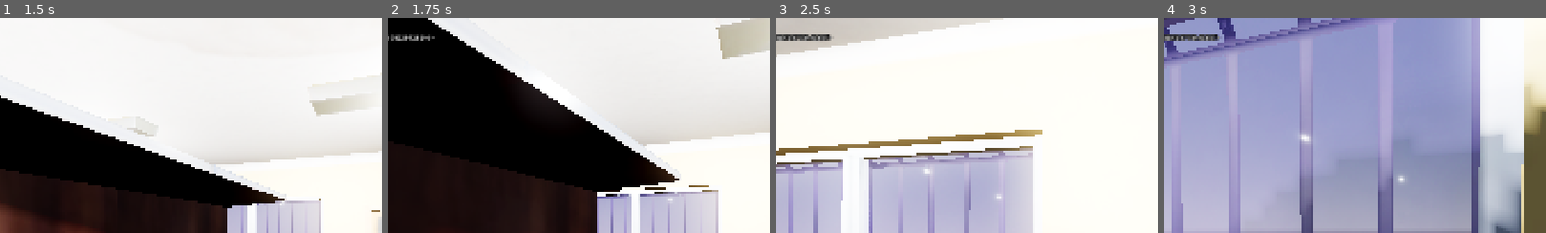
Above: before the commit, frames 1-4 (left to right).
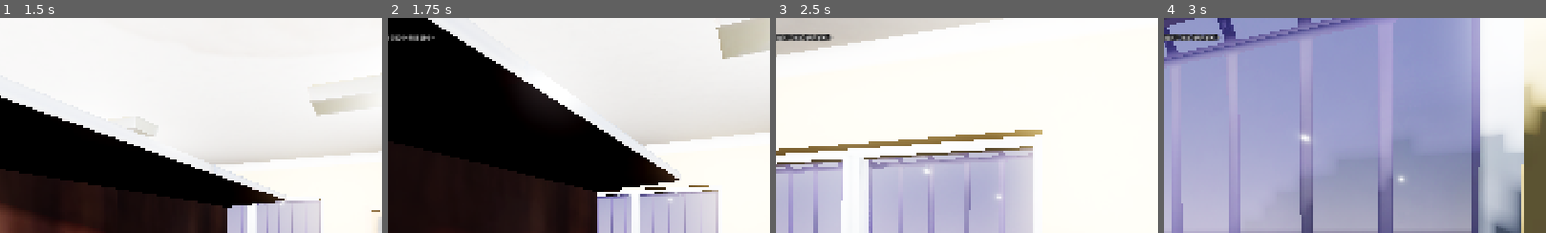
Above: after the commit, the same moments.

Repository: takanazwa5/ProjektMonopolowy
Game: Godot game, scene res://scenes/game/game.tscn
Two runs of this game, one before a commit and one after it. Both use one fixed random seed, a clock stepped at 60 frames per second and the inputs below.
Inputs (mouse positions are % of the whole screen's width and height, from its top left):
- Up to frame 1 (1.5 s): tap Enter at 0.5 s; move the mouse to (55, 50) at 0.52 s; hold E (interact) 0.53-1.28 s; hold W (walk_forward) from 0.53 s (still down); click (55, 50) at 0.67 s; move the mouse to (45, 50) at 1.27 s; tap Ctrl (crouch) at 1.35 s; click (45, 50) at 1.42 s
- Up to frame 2 (1.75 s): keep holding W (walk_forward); tap E (interact) at 1.55 s
- Up to frame 3 (2.5 s): keep holding W (walk_forward); move the mouse to (52, 48) at 2.02 s; hold G (drop_item) from 2.03 s (still down); click (52, 48) at 2.17 s; tap E (interact) at 2.3 s
- Up to frame 4 (3 s): keep holding W (walk_forward); move the mouse to (49, 52) at 2.77 s; release G (drop_item) at 2.78 s; tap E (interact) at 2.85 s; click (49, 52) at 2.92 s
The pictures show only the part of the screen within x 13-63%, y 0-50%; the shares and areas given below are measured in that part.

Frame 1 is identical in both runs. In frame 2, 0.1% of the frame differs, in the area x 2-10%, y 7-11%; in frame 3, 0.1%, in the area x 3-13%, y 7-11%; in frame 4, 0.1%.

Commit message:
cash tray and change handling

Diff:
--- a/features/cash_register/cash_register.gd
+++ b/features/cash_register/cash_register.gd
@@ -2,34 +2,34 @@
 
 
 signal transaction_finished
+signal add_money_to_tray(money: Money)
+signal remove_money_from_tray(money: Money)
+
+var total: float = 0.0
+var paid: float = 0.0
+var change: float = 0.0
 
 
-var total : float = 0.0
-var paid : float = 0.0
-var change : float = 0.0
-
-
-@onready var total_label : Label = %TotalLabel
-@onready var paid_label : Label = %PaidLabel
-@onready var change_label : Label = %ChangeLabel
-@onready var drawer : CashRegisterDrawer = %Drawer
-@onready var labels_container : VBoxContainer = %LabelsContainer
+@onready var total_label: Label = %TotalLabel
+@onready var paid_label: Label = %PaidLabel
+@onready var change_label: Label = %ChangeLabel
+@onready var drawer: CashRegisterDrawer = %Drawer
+@onready var labels_container: VBoxContainer = %LabelsContainer
 
 
 func _ready() -> void:
-
-	for node : Money in get_tree().get_nodes_in_group(&"Cash"):
-
+	for node: Money in get_tree().get_nodes_in_group(&"Cash"):
 		node.interaction.connect(_on_cash_interaction)
 
+	var cash_tray: CashTray = get_tree().get_first_node_in_group(&"counter").get_node("%CashTray") as CashTray
+	cash_tray.total_in_tray_changed.connect(_on_total_in_tray_changed)
 
 func generate_random_order() -> void:
-
-	var total_rounding : float = [1.0, 0.5].pick_random()
+	var total_rounding: float = [1.0, 0.5].pick_random()
 	total = randf_range(50.0, 200.0)
 	total = snappedf(total, total_rounding)
 
-	var paid_rounding : float = [10.0, 20.0, 50.0].pick_random()
+	var paid_rounding: float = [10.0, 20.0, 50.0].pick_random()
 	paid = snappedf(total, paid_rounding)
 	paid += paid_rounding if paid <= total else 0.0
 
@@ -39,16 +39,13 @@
 	labels_container.show()
 
 	if not drawer.open:
-
 		drawer.open_drawer()
 
 
 func _change_value_changed(value: float) -> void:
-
 	change = clampf(change + value, 0.0, 1000.0)
 	change_label.text = str(change)
 	if is_equal_approx(paid, total + change):
-
 		drawer.close_drawer()
 		labels_container.hide()
 		total = 0.0
@@ -57,6 +54,12 @@
 		transaction_finished.emit()
 
 
-func _on_cash_interaction(value: float) -> void:
+func _on_cash_interaction(money: Money, interaction_sign: int) -> void:
+	if interaction_sign == Money.ADD_SIGN:
+		add_money_to_tray.emit(money)
+	else:
+		remove_money_from_tray.emit(money)
 
-	_change_value_changed(value)
+func _on_total_in_tray_changed(total_in_tray: float) -> void:
+	var difference: float = snappedf(total_in_tray - change, 0.01)
+	_change_value_changed(difference)
--- a/features/cash_register/cash_register.tscn
+++ b/features/cash_register/cash_register.tscn
@@ -83,6 +83,7 @@
 collision_mask = 0
 script = ExtResource("4_hfhvn")
 value = 1.0
+bill_type = 0
 metadata/can_interact = true
 metadata/reticle_tooltip = "1 zł"
 
@@ -98,6 +99,7 @@
 collision_mask = 0
 script = ExtResource("4_hfhvn")
 value = 2.0
+bill_type = 0
 metadata/can_interact = true
 metadata/reticle_tooltip = "2 zł"
 
@@ -113,6 +115,7 @@
 collision_mask = 0
 script = ExtResource("4_hfhvn")
 value = 0.05
+bill_type = 0
 metadata/can_interact = true
 metadata/reticle_tooltip = "5 gr"
 
@@ -128,6 +131,7 @@
 collision_mask = 0
 script = ExtResource("4_hfhvn")
 value = 5.0
+bill_type = 0
 metadata/can_interact = true
 metadata/reticle_tooltip = "5 zł"
 
@@ -143,6 +147,7 @@
 collision_mask = 0
 script = ExtResource("4_hfhvn")
 value = 0.1
+bill_type = 0
 metadata/can_interact = true
 metadata/reticle_tooltip = "10 gr"
 
@@ -173,6 +178,7 @@
 collision_mask = 0
 script = ExtResource("4_hfhvn")
 value = 0.2
+bill_type = 0
 metadata/can_interact = true
 metadata/reticle_tooltip = "20 gr"
 
@@ -203,6 +209,7 @@
 collision_mask = 0
 script = ExtResource("4_hfhvn")
 value = 0.5
+bill_type = 0
 metadata/can_interact = true
 metadata/reticle_tooltip = "50 gr"
 
--- a/features/cash_register/money.gd
+++ b/features/cash_register/money.gd
@@ -1,22 +1,23 @@
 class_name Money extends StaticBody3D
 
 
-signal interaction(value: float)
+signal interaction(money: Money, interaction_sign: int)
 
+enum BILL_TYPE {COIN, NOTE}
 
-@export var value : float = 0.0
+const ADD_SIGN: int = 1
+const SUBTRACT_SIGN: int = -1
+
+@export var value: float = 0.0
+@export var bill_type: BILL_TYPE = BILL_TYPE.NOTE
 
 
 func interact(event: InputEvent, _item_in_hand: Item) -> void:
-
 	if not (event is InputEventMouseButton and event.is_pressed()):
-
 		return
 
 	if event.button_index == MOUSE_BUTTON_LEFT:
-
-		interaction.emit(value)
+		interaction.emit(self, ADD_SIGN)
 
 	elif event.button_index == MOUSE_BUTTON_RIGHT:
-
-		interaction.emit(-value)
+		interaction.emit(self, SUBTRACT_SIGN)
--- /dev/null
+++ b/features/counter/cash_tray.gd
@@ -0,0 +1,149 @@
+class_name CashTray extends StaticBody3D
+
+signal total_in_tray_changed(total: float)
+
+@export var tray_offset: Vector2 = Vector2.ZERO
+@export_group("Note Settings")
+@export var NOTE_FAN_RADIUS: float = 0.0
+@export var NOTE_SIZE: Vector2 = Vector2(0.0, 0.0)
+@export var NOTE_HEIGHT: float = 0.0
+@export_group("Coin Settings")
+@export var COIN_ROW_CAPACITY: int = 0
+@export var COIN_STACK_SPACING: float = 0.0
+@export var COIN_RADIUS: float = 0.0
+@export var COIN_HEIGHT: float = 0.0
+
+var total_in_tray: float = 0.0
+
+var coin_scene: PackedScene = preload("./coins/coin.tscn")
+var note_scene: PackedScene = preload("./notes/note.tscn")
+
+@onready var notes: Node3D = %Notes
+@onready var coins: Node3D = %Coins
+
+func _ready() -> void:
+	COIN_ROW_CAPACITY = max(COIN_ROW_CAPACITY, 1)
+
+	var cash_register: CashRegister = get_tree().get_first_node_in_group(&"cash_register")
+	cash_register.add_money_to_tray.connect(_on_add_money_to_tray)
+	cash_register.remove_money_from_tray.connect(_on_remove_money_from_tray)
+	cash_register.transaction_finished.connect(_clean_tray)
+
+	notes.child_entered_tree.connect(_note_entered_tree)
+	notes.child_exiting_tree.connect(_note_exiting_tree)
+	coins.child_entered_tree.connect(_coin_entered_tree)
+	coins.child_exiting_tree.connect(_coin_exiting_tree)
+
+func interact(event: InputEvent, _item_in_hand: Item) -> void:
+	if event.is_action_pressed(&"interact"):
+		_clean_tray()
+
+func _on_add_money_to_tray(money: Money) -> void:
+	match money.bill_type:
+		Money.BILL_TYPE.COIN:
+			var coin: Coin = coin_scene.instantiate() as Coin
+			coin.value = money.value
+
+			var coin_mesh: MeshInstance3D = coin.get_node("./MeshInstance3D") as MeshInstance3D
+			coin_mesh.mesh.top_radius = COIN_RADIUS
+			coin_mesh.mesh.bottom_radius = COIN_RADIUS
+			coin_mesh.mesh.height = COIN_HEIGHT
+
+			coins.add_child(coin)
+		Money.BILL_TYPE.NOTE:
+			var note: Note = note_scene.instantiate() as Note
+			note.value = money.value
+
+			var note_mesh: MeshInstance3D = note.get_node("./MeshInstance3D") as MeshInstance3D
+			note_mesh.mesh.size = Vector3(NOTE_SIZE.x, NOTE_HEIGHT, NOTE_SIZE.y)
+
+			notes.add_child(note)
+
+	total_in_tray += money.value
+	total_in_tray_changed.emit(total_in_tray)
+
+func _on_remove_money_from_tray(money: Money) -> void:
+	var target_node: Node3D
+	match money.bill_type:
+		Money.BILL_TYPE.COIN:
+			target_node = coins
+		Money.BILL_TYPE.NOTE:
+			target_node = notes
+
+	for child in target_node.get_children():
+		if child.value == money.value:
+			total_in_tray -= money.value
+			total_in_tray_changed.emit(total_in_tray)
+			child.queue_free()
+			break
+
+func _update_note_positions() -> void:
+	var note_count: int = notes.get_child_count()
+	var angle_step: float = PI / 2 / max(note_count, 1)
+
+	for i in range(note_count):
+		var note: Note = notes.get_child(i)
+		if note is Note:
+			var angle: float = (i + 1. / 2.) * angle_step
+			if i == 0:
+				angle = PI / 2
+			note.position = Vector3(
+				0, i * NOTE_HEIGHT, 0
+			)
+			note.rotation = Vector3.ZERO
+
+			note.transform.origin = note.position
+
+			note.rotate(Vector3.UP, -angle)
+			note.translate(Vector3(
+			  NOTE_FAN_RADIUS,
+				0,
+				0
+			))
+
+func _update_coin_positions() -> void:
+	var coin_stacks: Dictionary[float, Array] = {}
+
+	for coin in coins.get_children():
+		if coin is Coin:
+			if not coin_stacks.has(coin.value):
+				coin_stacks[coin.value] = [] as Array[Coin]
+			coin_stacks[coin.value].append(coin)
+
+	var stack_index: int = 0
+	for value: float in coin_stacks.keys():
+		var stack: Array[Coin] = coin_stacks[value]
+		var row: int = int(stack_index / COIN_ROW_CAPACITY)
+		var column: int = stack_index % COIN_ROW_CAPACITY
+		for i in range(len(stack)):
+			stack[i].position = Vector3(
+				- tray_offset.x / 2 + column * COIN_STACK_SPACING,
+				i * COIN_HEIGHT + NOTE_HEIGHT * notes.get_child_count(),
+				- tray_offset.y / 2 + row * COIN_STACK_SPACING)
+		stack_index += 1
+
+func _coin_entered_tree(_node: Node) -> void:
+	_update_coin_positions()
+
+func _note_entered_tree(_node: Node) -> void:
+	_update_note_positions()
+	_update_coin_positions()
+
+func _coin_exiting_tree(_node: Node) -> void:
+	_update_coin_positions()
+
+func _note_exiting_tree(_node: Node) -> void:
+	_update_note_positions()
+	_update_coin_positions()
+
+func _clean_tray() -> void:
+	var _notes: Array[Node] = notes.get_children()
+	var _coins: Array[Node] = coins.get_children()
+
+	for note in _notes:
+		total_in_tray -= note.value
+		note.queue_free()
+
+	for coin in _coins:
+		total_in_tray -= coin.value
+		coin.queue_free()
--- /dev/null
+++ b/features/counter/coins/coin.gd
@@ -0,0 +1,4 @@
+class_name Coin extends StaticBody3D
+
+
+@export var value: float = 0.0
--- /dev/null
+++ b/features/counter/coins/coin.tscn
@@ -0,0 +1,22 @@
+[gd_scene load_steps=4 format=3 uid="uid://b50j7eiyqtvii"]
+
+[ext_resource type="Script" uid="uid://cyad1f8m7ny81" path="res://features/counter/coins/coin.gd" id="1_38bad"]
+
+[sub_resource type="CylinderMesh" id="CylinderMesh_38bad"]
+lightmap_size_hint = Vector2i(5, 4)
+top_radius = 0.05
+bottom_radius = 0.05
+height = 0.02
+
+[sub_resource type="CylinderShape3D" id="CylinderShape3D_8gxxb"]
+height = 0.02
+radius = 0.05
+
+[node name="Coin" type="StaticBody3D"]
+script = ExtResource("1_38bad")
+
+[node name="MeshInstance3D" type="MeshInstance3D" parent="."]
+mesh = SubResource("CylinderMesh_38bad")
+
+[node name="CollisionShape3D" type="CollisionShape3D" parent="."]
+shape = SubResource("CylinderShape3D_8gxxb")
--- a/features/counter/counter.tscn
+++ b/features/counter/counter.tscn
@@ -1,10 +1,17 @@
-[gd_scene load_steps=4 format=3 uid="uid://c2klqufu8iang"]
+[gd_scene load_steps=7 format=3 uid="uid://c2klqufu8iang"]
 
 [ext_resource type="PackedScene" uid="uid://n4vc6uyh7qq7" path="res://features/counter/assets/lada.glb" id="1_1s8yq"]
 [ext_resource type="Script" uid="uid://cvuxt0bojoyd8" path="res://features/counter/counter.gd" id="1_n5wx4"]
+[ext_resource type="Script" uid="uid://1fwbw2omgplq" path="res://features/counter/cash_tray.gd" id="3_25ivq"]
 
 [sub_resource type="ConcavePolygonShape3D" id="ConcavePolygonShape3D_n5wx4"]
 data = PackedVector3Array(-1.3496, 0.3727, 0.3693, -0.4811, 0.4173, 0.3693, -0.4811, 0.3727, 0.3693, -1.3496, 0.3727, 0 …(7936 unchanged characters)…
+
+[sub_resource type="BoxMesh" id="BoxMesh_n5wx4"]
+size = Vector3(0.2, 0.05, 0.2)
+
+[sub_resource type="BoxShape3D" id="BoxShape3D_n5wx4"]
+size = Vector3(0.2, 0.1, 0.2)
 
 [node name="Counter" type="StaticBody3D" groups=["counter"]]
 collision_layer = 5
@@ -16,6 +23,36 @@
 
 [node name="CollisionShape3D" type="CollisionShape3D" parent="."]
 shape = SubResource("ConcavePolygonShape3D_n5wx4")
+
+[node name="CashTray" type="StaticBody3D" parent="."]
+unique_name_in_owner = true
+transform = Transform3D(1, 0, 0, 0, 1, 0, 0, 0, 1, 0.005, 1.025, -0.231)
+collision_layer = 4
+collision_mask = 4
+script = ExtResource("3_25ivq")
+tray_offset = Vector2(0.1, 0.1)
+NOTE_FAN_RADIUS = 0.01
+NOTE_SIZE = Vector2(0.09, 0.05)
+NOTE_HEIGHT = 0.001
+COIN_ROW_CAPACITY = 4
+COIN_STACK_SPACING = 0.032
+COIN_RADIUS = 0.015
+COIN_HEIGHT = 0.003
+metadata/can_interact = true
+
+[node name="MeshInstance3D" type="MeshInstance3D" parent="CashTray"]
+mesh = SubResource("BoxMesh_n5wx4")
+
+[node name="CollisionShape3D" type="CollisionShape3D" parent="CashTray"]
+shape = SubResource("BoxShape3D_n5wx4")
+
+[node name="Notes" type="Node3D" parent="CashTray"]
+unique_name_in_owner = true
+transform = Transform3D(1, 0, 0, 0, 1, 0, 0, 0, 1, 0, 0.025, 0)
+
+[node name="Coins" type="Node3D" parent="CashTray"]
+unique_name_in_owner = true
+transform = Transform3D(1, 0, 0, 0, 1, 0, 0, 0, 1, 0, 0.025, 0)
 
 [node name="Targets" type="Node3D" parent="."]
 
--- /dev/null
+++ b/features/counter/notes/note.gd
@@ -0,0 +1,4 @@
+class_name Note extends StaticBody3D
+
+
+@export var value: float = 0.0
--- /dev/null
+++ b/features/counter/notes/note.tscn
@@ -0,0 +1,18 @@
+[gd_scene load_steps=4 format=3 uid="uid://b6jft1t62ahpq"]
+
+[ext_resource type="Script" uid="uid://dvwsv6m4ng53l" path="res://features/counter/notes/note.gd" id="1_jft52"]
+
+[sub_resource type="BoxMesh" id="BoxMesh_k628d"]
+size = Vector3(0.16, 0.001, 0.09)
+
+[sub_resource type="BoxShape3D" id="BoxShape3D_w87e3"]
+size = Vector3(0.16, 0.001, 0.09)
+
+[node name="Note" type="StaticBody3D"]
+script = ExtResource("1_jft52")
+
+[node name="MeshInstance3D" type="MeshInstance3D" parent="."]
+mesh = SubResource("BoxMesh_k628d")
+
+[node name="CollisionShape3D" type="CollisionShape3D" parent="."]
+shape = SubResource("BoxShape3D_w87e3")
Not shown, added: features/counter/cash_tray.gd.uid
Not shown, added: features/counter/coins/coin.gd.uid
Not shown, added: features/counter/notes/note.gd.uid
